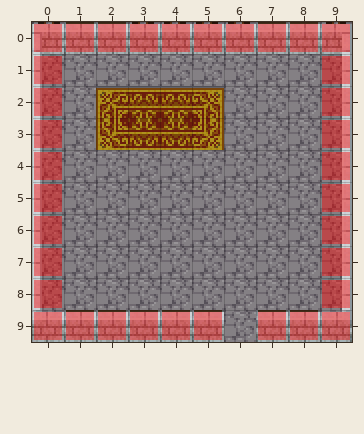
Tiled map (JSON): assets/tilemaps/maps/building.json. The first picture shows the starting point.
Cells are 16x16 px. Shown: x 0..9, y 0..9.
New version:
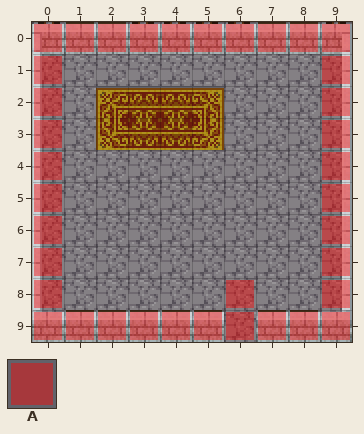
Key: from "meta": A 0.
Objects are placed by their top-left corner, in cells (3,4 is the top-left corner of cell 3,4); size is 1x1 cell unless given.
From old to new:
Layer "Object Layer 1":
added: A at 6,8
added: A at 6,9
Pixel boxes of the changes (left, top, right, bottom) in both pictures:
added: (226, 280, 254, 340)
